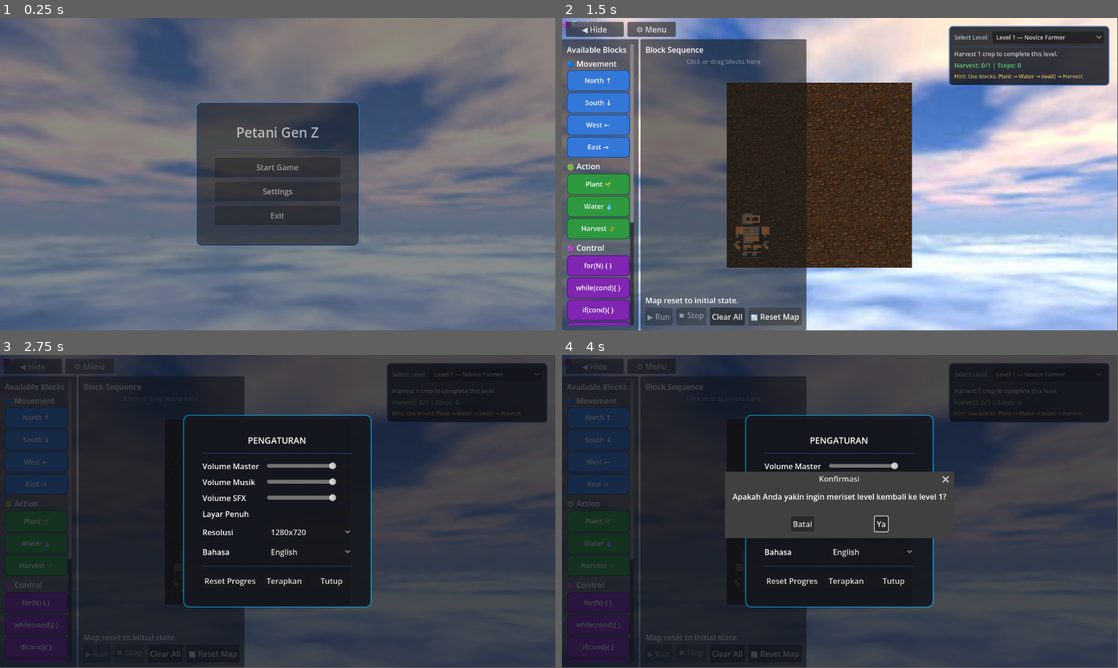
Above: before the commit, frames 1-4 (two rows, left to right).
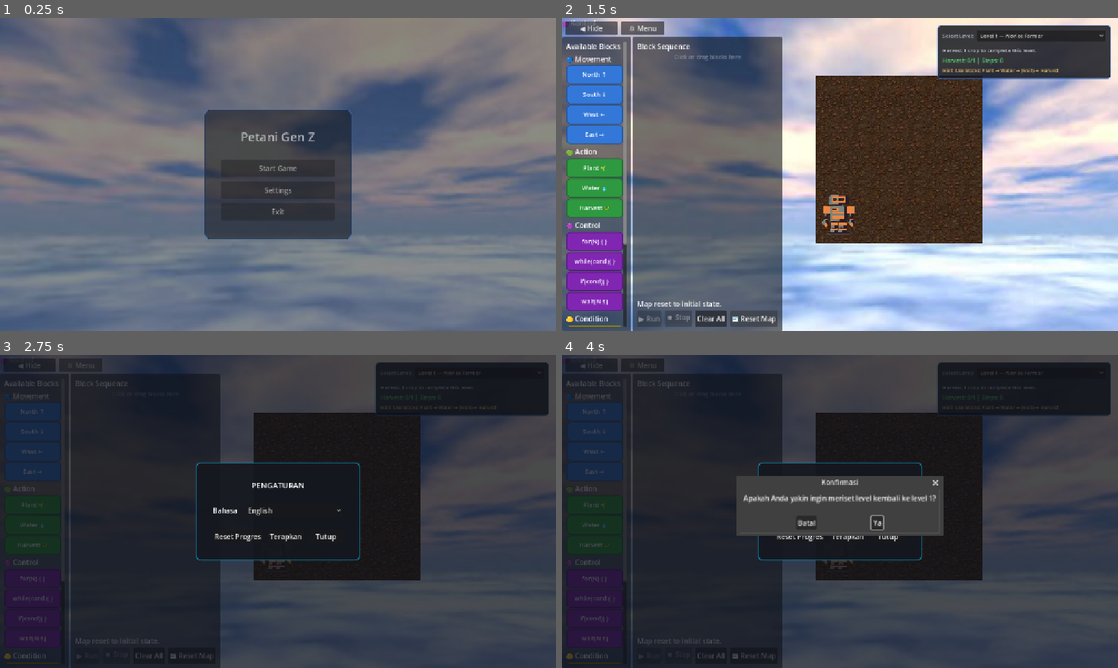
Above: after the commit, the same moments.

Repository: Kemas-Nayar/petani-gen-z
Game: Godot game, scene res://main_menu.tscn
Same seed, same stepped clock (60 frames per second), same inputs: the game is played once before the commit and once after it.
Inputs:
- Up to frame 1 (0.25 s): no input
- Up to frame 2 (1.5 s): click "Start Game" at 0.5 s; click "🔄 Reset Map" at 1.25 s
- Up to frame 3 (2.75 s): click "⚙️ Menu" at 2 s
- Up to frame 4 (4 s): click "Reset Progres" at 2.75 s; click "Level 1 — Novice Farmer" at 3.5 s
In our replay, the window is 799x449 before the commit and 800x450 after it. These sizes can differ from the game's own. Grey fills any space a smaller window leaves; there, only what the larger window draws over its background counts as a difference.

The runs differ from the first frame. In frame 1, 3.2% of the frame differs, in the area x 35-100%, y 0-100%; in frame 2, 33%, in the area x 0-100%, y 0-100%; in frame 3, 17%; in frame 4, 17%.

Commit message:
nambah level

Diff:
--- a/Script/farm_manager.gd
+++ b/Script/farm_manager.gd
@@ -68,6 +68,14 @@
 		tile_state_changed.emit(pos, FarmTile.State.EMPTY)
 	tiles.clear()
 
+func set_tile_state(grid_pos: Vector2i, state: FarmTile.State) -> void:
+	var tile = _get_or_create_tile(grid_pos)
+	tile.state = state
+	tile_state_changed.emit(grid_pos, state)
+	if state == FarmTile.State.WATERED:
+		var timer = get_tree().create_timer(GROWTH_TIME)
+		timer.timeout.connect(_on_growth_complete.bind(grid_pos))
+
 # --- Internal ---
 
 func _get_or_create_tile(grid_pos: Vector2i) -> FarmTile:
--- a/block_executor.gd
+++ b/block_executor.gd
@@ -29,7 +29,7 @@
 
 func _run_list(nodes: Array[BlockNode], depth: int) -> void:
 	for node in nodes:
-		if not is_running or LevelManager.level_complete:
+		if not is_running or LevelManager.level_complete or LevelManager.level_failed_state:
 			break
 		await _run_node(node, depth)
 
@@ -69,13 +69,13 @@
 func _run_for(node: BlockNode, depth: int) -> void:
 	var n = clampi(node.repeat_count, 1, MAX_ITERATIONS)
 	for i in n:
-		if not is_running or LevelManager.level_complete:
+		if not is_running or LevelManager.level_complete or LevelManager.level_failed_state:
 			break
 		await _run_list(node.children, depth + 1)
 
 func _run_while(node: BlockNode, depth: int) -> void:
 	var iterations = 0
-	while _evaluate_condition(node.condition_id) and is_running and not LevelManager.level_complete:
+	while _evaluate_condition(node.condition_id) and is_running and not LevelManager.level_complete and not LevelManager.level_failed_state:
 		iterations += 1
 		if iterations >= MAX_ITERATIONS:
 			push_warning("BlockExecutor: while loop melebihi batas %d iterasi — dihentikan." % MAX_ITERATIONS)
--- a/block_sequence.gd
+++ b/block_sequence.gd
@@ -564,7 +564,9 @@
 	character.input_locked = false
 	run_button.disabled = false
 	stop_button.disabled = true
-	if not LevelManager.level_complete:
+	if not LevelManager.level_complete and not LevelManager.level_failed_state:
+		LevelManager.trigger_fail()
+	if not LevelManager.level_complete and not LevelManager.level_failed_state:
 		status_label.text = tr("Finished.")
 
 func _on_progress_updated(harvest: int, target: int, steps: int, max_steps: int) -> void:
--- a/level_data.gd
+++ b/level_data.gd
@@ -12,9 +12,21 @@
 var description: String = ""
 var hint: String = ""
 var conditions: Array = []
+var initial_tiles: Dictionary = {}  # Vector2i -> FarmTile.State
 
 static func get_all() -> Array[LevelData]:
-	return [level_1(), level_2(), level_3()]
+	return [
+		level_1(),
+		level_2(),
+		level_3(),
+		level_4(),
+		level_5(),
+		level_6(),
+		level_7(),
+		level_8(),
+		level_9(),
+		level_10()
+	]
 
 static func get_level(level_id: int) -> LevelData:
 	for lvl in get_all():
@@ -55,3 +67,104 @@
 		{ "type": ConditionType.HARVEST_COUNT_WITH_STEP_LIMIT, "max_steps": 20 }
 	]
 	return l
+
+static func level_4() -> LevelData:
+	var l = LevelData.new()
+	l.id = 4
+	l.title = "Level 4 — The Spiral Path"
+	l.description = "Harvest 5 crops."
+	l.hint = "Plant, water, and harvest 5 crops in a spiral pattern."
+	l.conditions = [
+		{ "type": ConditionType.HARVEST_COUNT, "target": 5 }
+	]
+	return l
+
+static func level_5() -> LevelData:
+	var l = LevelData.new()
+	l.id = 5
+	l.title = "Level 5 — Grand Harvest"
+	l.description = "Harvest all 9 crops in the field."
+	l.hint = "Find a traversal pattern (like zigzag) to plant, water, and harvest all 9 tiles."
+	l.conditions = [
+		{ "type": ConditionType.HARVEST_COUNT, "target": 9 }
+	]
+	return l
+
+static func level_6() -> LevelData:
+	var l = LevelData.new()
+	l.id = 6
+	l.title = "Level 6 — Smart Loop"
+	l.description = "Harvest 6 crops in maximum 35 steps!"
+	l.hint = "Use nested loops to cover tiles and save steps."
+	l.conditions = [
+		{ "type": ConditionType.HARVEST_COUNT, "target": 6 },
+		{ "type": ConditionType.HARVEST_COUNT_WITH_STEP_LIMIT, "max_steps": 35 }
+	]
+	return l
+
+static func level_7() -> LevelData:
+	var l = LevelData.new()
+	l.id = 7
+	l.title = "Level 7 — Grid Speedrun"
+	l.description = "Harvest all 9 crops in maximum 55 steps!"
+	l.hint = "Combine actions efficiently within loops to traverse and harvest the 3x3 grid."
+	l.conditions = [
+		{ "type": ConditionType.HARVEST_COUNT, "target": 9 },
+		{ "type": ConditionType.HARVEST_COUNT_WITH_STEP_LIMIT, "max_steps": 55 }
+	]
+	return l
+
+static func level_8() -> LevelData:
+	var l = LevelData.new()
+	l.id = 8
+	l.title = "Level 8 — Adaptive Farming"
+	l.description = "Harvest 6 crops in maximum 40 steps!"
+	l.hint = "Use conditions like 'if(IsNotPlanted())' to avoid planting on already planted tiles."
+	l.conditions = [
+		{ "type": ConditionType.HARVEST_COUNT, "target": 6 },
+		{ "type": ConditionType.HARVEST_COUNT_WITH_STEP_LIMIT, "max_steps": 40 }
+	]
+	l.initial_tiles = {
+		Vector2i(3, 4): FarmTile.State.PLANTED,
+		Vector2i(4, 5): FarmTile.State.PLANTED,
+		Vector2i(5, 6): FarmTile.State.PLANTED
+	}
+	return l
+
+static func level_9() -> LevelData:
+	var l = LevelData.new()
+	l.id = 9
+	l.title = "Level 9 — The Lazy Robot"
+	l.description = "Harvest 6 crops in maximum 35 steps!"
+	l.hint = "Pre-watered tiles grow automatically. Check if tiles are growing to save actions."
+	l.conditions = [
+		{ "type": ConditionType.HARVEST_COUNT, "target": 6 },
+		{ "type": ConditionType.HARVEST_COUNT_WITH_STEP_LIMIT, "max_steps": 35 }
+	]
+	l.initial_tiles = {
+		Vector2i(3, 4): FarmTile.State.WATERED,
+		Vector2i(4, 5): FarmTile.State.WATERED,
+		Vector2i(5, 4): FarmTile.State.WATERED,
+		Vector2i(5, 6): FarmTile.State.WATERED
+	}
+	return l
+
+static func level_10() -> LevelData:
+	var l = LevelData.new()
+	l.id = 10
+	l.title = "Level 10 — Ultimate Farm Master"
+	l.description = "Harvest all 9 crops in maximum 60 steps!"
+	l.hint = "Write an adaptive program that handles a mix of empty, planted, and watered tiles."
+	l.conditions = [
+		{ "type": ConditionType.HARVEST_COUNT, "target": 9 },
+		{ "type": ConditionType.HARVEST_COUNT_WITH_STEP_LIMIT, "max_steps": 60 }
+	]
+	l.initial_tiles = {
+		Vector2i(3, 4): FarmTile.State.WATERED,
+		Vector2i(4, 4): FarmTile.State.PLANTED,
+		Vector2i(3, 5): FarmTile.State.PLANTED,
+		Vector2i(4, 5): FarmTile.State.WATERED,
+		Vector2i(5, 5): FarmTile.State.PLANTED,
+		Vector2i(5, 6): FarmTile.State.WATERED
+	}
+	return l
--- a/level_manager.gd
+++ b/level_manager.gd
@@ -4,8 +4,10 @@
 var harvest_count: int = 0
 var step_count: int = 0
 var level_complete: bool = false
+var level_failed_state: bool = false
 
 signal level_won(level_id: int)
+signal level_failed(level_id: int)
 signal progress_updated(harvest_count: int, target: int, steps: int, max_steps: int)
 
 func _ready() -> void:
@@ -13,25 +15,53 @@
 
 func load_level(id: int) -> void:
 	current_level_id = id
-	harvest_count = 0
-	step_count = 0
-	level_complete = false
+	reset_run()
 	var level := get_current_level()
 	if level:
 		print("Level %d dimuat: %s" % [id, level.title])
-	_emit_progress()
 
 func get_current_level() -> LevelData:
 	return LevelData.get_level(current_level_id)
 
 func reset_run() -> void:
 	step_count = 0
+	harvest_count = 0
+	level_complete = false
+	level_failed_state = false
+
+	FarmManager.reset_map()
+
+	var level := get_current_level()
+	if level and "initial_tiles" in level and not level.initial_tiles.is_empty():
+		for pos in level.initial_tiles:
+			FarmManager.set_tile_state(pos, level.initial_tiles[pos])
+
 	_emit_progress()
 
 func on_step_executed() -> void:
+	if level_complete or level_failed_state:
+		return
 	step_count += 1
 	_emit_progress()
 	_check_win()
+	if not level_complete:
+		_check_step_limit_fail()
+
+func _check_step_limit_fail() -> void:
+	var level := get_current_level()
+	if level == null:
+		return
+	for condition in level.conditions:
+		if condition["type"] == LevelData.ConditionType.HARVEST_COUNT_WITH_STEP_LIMIT:
+			if step_count > condition["max_steps"]:
+				trigger_fail()
+				break
+
+func trigger_fail() -> void:
+	if level_complete or level_failed_state:
+		return
+	level_failed_state = true
+	level_failed.emit(current_level_id)
 
 func on_harvested() -> void:
 	if level_complete:
--- a/node_2d.tscn
+++ b/node_2d.tscn
@@ -81,7 +81,7 @@
 
 [node name="TileMapLayer" type="TileMapLayer" parent="." unique_id=667749862]
 y_sort_enabled = true
-position = Vector2(-42, -378)
+position = Vector2(200, -378)
 tile_map_data = PackedByteArray("AAADAAUACgAAAAAAAAADAAYACgAAAAAAAAAEAAUACgAAAAAAAAAEAAYACgAAAAAAAAAFAAYACgAAAAAAAAADAAQACgAAAAAAAAAEAAQACgAAAAAAAAAFAAQACgAAAAAAAAAFAAUACgAAAAAAAAA=")
 tile_set = SubResource("TileSet_ta5nu")
 
--- a/project.godot
+++ b/project.godot
@@ -14,6 +14,14 @@
 run/main_scene="res://main_menu.tscn"
 config/features=PackedStringArray("4.7", "Forward Plus")
 config/icon="res://icon.svg"
+
+[display]
+
+window/size/viewport_width=1280
+window/size/viewport_height=720
+window/size/resizable=true
+window/stretch/mode="canvas_items"
+window/stretch/aspect="expand"
 
 [autoload]
 
--- a/settings_manager.gd
+++ b/settings_manager.gd
@@ -64,6 +64,9 @@
 	t_id.add_message("Do you want to save changes before closing?", "Apakah Anda ingin menyimpan perubahan sebelum menutup?")
 	t_id.add_message("Save", "Simpan")
 	t_id.add_message("Discard", "Jangan Simpan")
+	t_id.add_message("❌ Level Failed!\n%s", "❌ Level Gagal!\n%s")
+	t_id.add_message("Target level not reached.", "Target level tidak tercapai.")
+	t_id.add_message("Steps exceeded limit (%d/%d)!", "Langkah melebihi batas (%d/%d)!")
 
 	# UI Game / Block UI
 	t_id.add_message("Select Level:", "Pilih Level:")
@@ -101,6 +104,34 @@
 	t_id.add_message("Level 3 — High Efficiency", "Level 3 — Efisiensi Tinggi")
 	t_id.add_message("Harvest 3 crops in maximum 20 steps!", "Panen 3 tanaman dalam maksimal 20 langkah!")
 	t_id.add_message("Plan the robot's route before pressing Run.", "Rencanakan rute robot sebelum menekan Run.")
+
+	t_id.add_message("Level 4 — The Spiral Path", "Level 4 — Jalur Spiral")
+	t_id.add_message("Harvest 5 crops.", "Panen 5 tanaman.")
+	t_id.add_message("Plant, water, and harvest 5 crops in a spiral pattern.", "Tanam, siram, dan panen 5 tanaman dengan pola spiral.")
+
+	t_id.add_message("Level 5 — Grand Harvest", "Level 5 — Panen Raya")
+	t_id.add_message("Harvest all 9 crops in the field.", "Panen seluruh 9 tanaman di ladang.")
+	t_id.add_message("Find a traversal pattern (like zigzag) to plant, water, and harvest all 9 tiles.", "Temukan pola penjelajahan (seperti zigzag) untuk menanam, menyiram, dan memanen seluruh 9 ubin.")
+
+	t_id.add_message("Level 6 — Smart Loop", "Level 6 — Loop Pintar")
+	t_id.add_message("Harvest 6 crops in maximum 35 steps!", "Panen 6 tanaman dalam maksimal 35 langkah!")
+	t_id.add_message("Use nested loops to cover tiles and save steps.", "Gunakan loop bersarang untuk menjangkau ubin dan menghemat langkah.")
+
+	t_id.add_message("Level 7 — Grid Speedrun", "Level 7 — Balapan Grid")
+	t_id.add_message("Harvest all 9 crops in maximum 55 steps!", "Panen seluruh 9 tanaman dalam maksimal 55 langkah!")
+	t_id.add_message("Combine actions efficiently within loops to traverse and harvest the 3x3 grid.", "Gabungkan aksi secara efisien di dalam loop untuk menjelajahi dan memanen grid 3x3.")
+
+	t_id.add_message("Level 8 — Adaptive Farming", "Level 8 — Pertanian Adaptif")
+	t_id.add_message("Harvest 6 crops in maximum 40 steps!", "Panen 6 tanaman dalam maksimal 40 langkah!")
+	t_id.add_message("Use conditions like 'if(IsNotPlanted())' to avoid planting on already planted tiles.", "Gunakan kondisi seperti 'jika(BelumDitanam())' untuk menghindari menanam pada ubin yang sudah ditanami.")
+
+	t_id.add_message("Level 9 — The Lazy Robot", "Level 9 — Robot Pemalas")
+	t_id.add_message("Harvest 6 crops in maximum 35 steps!", "Panen 6 tanaman dalam maksimal 35 langkah!")
+	t_id.add_message("Pre-watered tiles grow automatically. Check if tiles are growing to save actions.", "Ubin yang sudah disiram tumbuh otomatis. Periksa apakah tanaman sedang tumbuh untuk menghemat aksi.")
+
+	t_id.add_message("Level 10 — Ultimate Farm Master", "Level 10 — Master Petani Sejati")
+	t_id.add_message("Harvest all 9 crops in maximum 60 steps!", "Panen seluruh 9 tanaman dalam maksimal 60 langkah!")
+	t_id.add_message("Write an adaptive program that handles a mix of empty, planted, and watered tiles.", "Tulis program adaptif yang menangani campuran ubin kosong, ditanam, dan disiram.")
 
 	# Block Names (Indonesian translations of English source labels)
 	t_id.add_message("North ↑", "Utara ↑")
--- a/settings_menu.gd
+++ b/settings_menu.gd
@@ -79,6 +79,18 @@
 	_load_ui_values()
 	_update_texts()
 
+	# Sembunyikan semua pengaturan kecuali bahasa
+	master_label.visible = false
+	master_slider.visible = false
+	music_label.visible = false
+	music_slider.visible = false
+	sfx_label.visible = false
+	sfx_slider.visible = false
+	fullscreen_label.visible = false
+	fullscreen_check.visible = false
+	resolution_label.visible = false
+	resolution_option.visible = false
+
 func _load_ui_values() -> void:
 	master_slider.value = local_settings.master_volume
 	music_slider.value = local_settings.music_volume
--- a/tile_visual_manager.gd
+++ b/tile_visual_manager.gd
@@ -32,6 +32,9 @@
 
 func _ready():
 	FarmManager.tile_state_changed.connect(_on_tile_state_changed)
+	# Draw existing tiles if any are already populated in FarmManager
+	for pos in FarmManager.tiles:
+		_on_tile_state_changed(pos, FarmManager.tiles[pos].state)
 
 func _on_tile_state_changed(grid_pos: Vector2i, new_state: FarmTile.State) -> void:
 	var source_id = SOURCE_IDS.get(new_state, SOURCE_IDS[FarmTile.State.EMPTY])
--- a/win_popup.gd
+++ b/win_popup.gd
@@ -10,6 +10,7 @@
 	overlay.visible = false
 	layer = 10
 	LevelManager.level_won.connect(_on_level_won)
+	LevelManager.level_failed.connect(_on_level_failed)
 	next_button.pressed.connect(_on_next_pressed)
 	retry_button.pressed.connect(_on_retry_pressed)
 
@@ -33,6 +34,29 @@
 
 	overlay.visible = true
 
+func _on_level_failed(level_id: int) -> void:
+	var level := LevelData.get_level(level_id)
+
+	title_label.text = tr("❌ Level Failed!\n%s") % tr(level.title)
+
+	# Tentukan penyebab kegagalan
+	var reason = tr("Target level not reached.")
+	var max_steps := -1
+	for c in level.conditions:
+		if c["type"] == LevelData.ConditionType.HARVEST_COUNT_WITH_STEP_LIMIT:
+			max_steps = c["max_steps"]
+
+	if max_steps > 0 and LevelManager.step_count > max_steps:
+		reason = tr("Steps exceeded limit (%d/%d)!") % [LevelManager.step_count, max_steps]
+
+	stats_label.text = reason + "\n" + tr("Harvested: %d crops\nSteps: %d blocks executed") % [
+		LevelManager.harvest_count,
+		LevelManager.step_count
+	]
+
+	next_button.visible = false
+	overlay.visible = true
+
 func _on_next_pressed() -> void:
 	overlay.visible = false
 	LevelManager.next_level()
